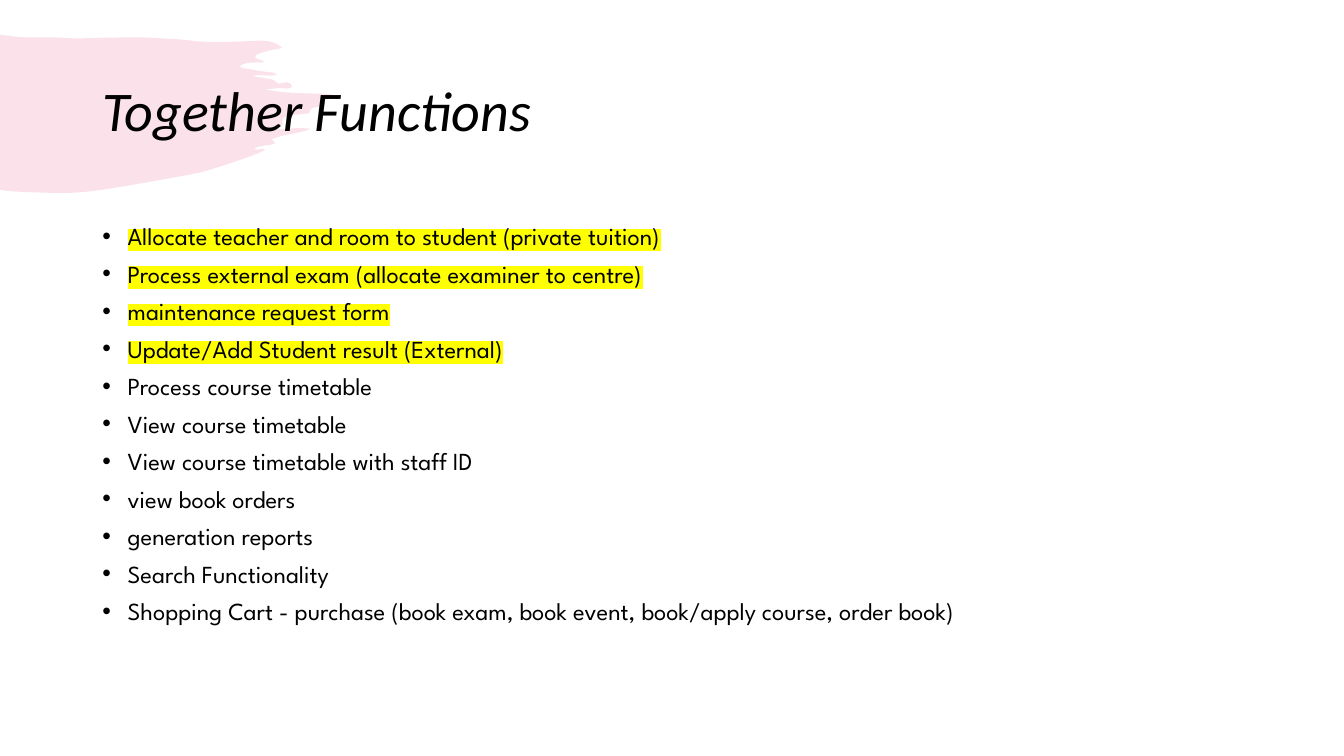
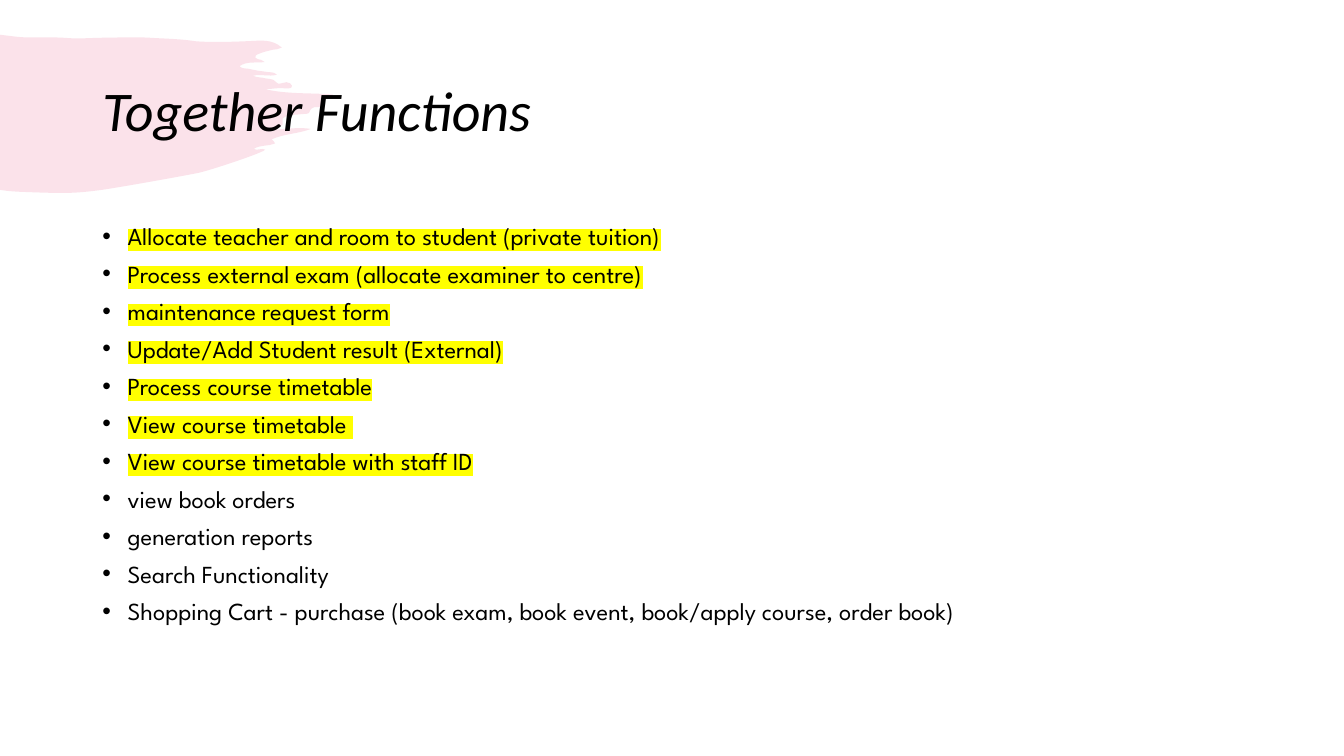
Before and after one commit to FQAIN/SOAM-Sullimar-Academy-of-Music, a slide deck: slide 6 of Database Definitions/FI_Debug/SAOM.pptx. Drawn at 1344x756 pixels with LibreOffice and Linux fonts; fonts in the diff are those of the drawing. Boxes give left, top, right and bottom in pixels: in the first picture for what was removed or moved away, otherwise in the second. Text is boxed around its words. In the diff, an @@ line names an element or a change of style, - is before the commit and + after.

```diff
--- a/Database Definitions/FI_Debug/SAOM.pptx
+++ b/Database Definitions/FI_Debug/SAOM.pptx
@@ text at [128,370,472,477]: highlight none to #FFFF00 in "Process course timetable", "View course timetable", "View course timetable with staff ID" @@
```
Also in this commit, not shown: 3 slides removed, 17 other files.
